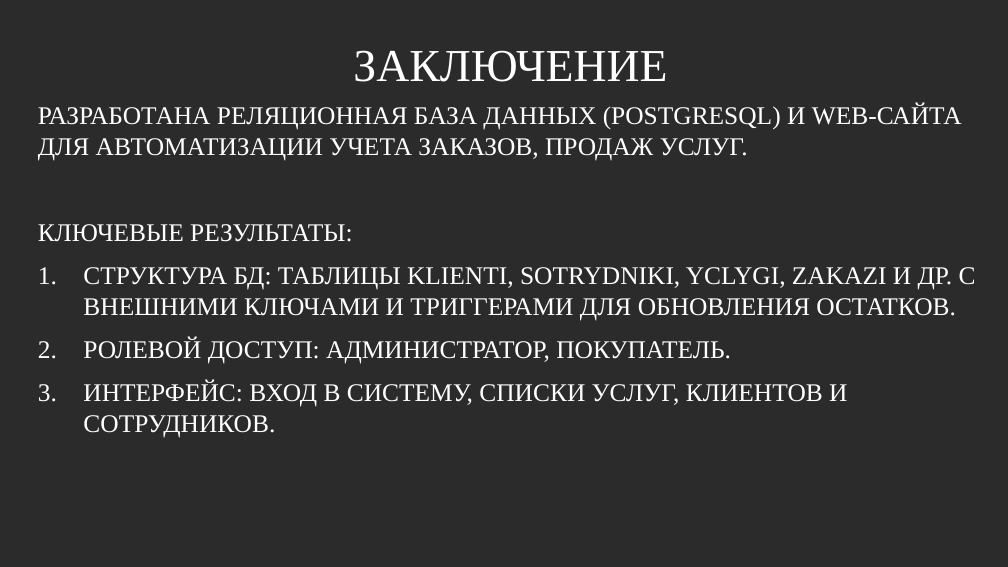
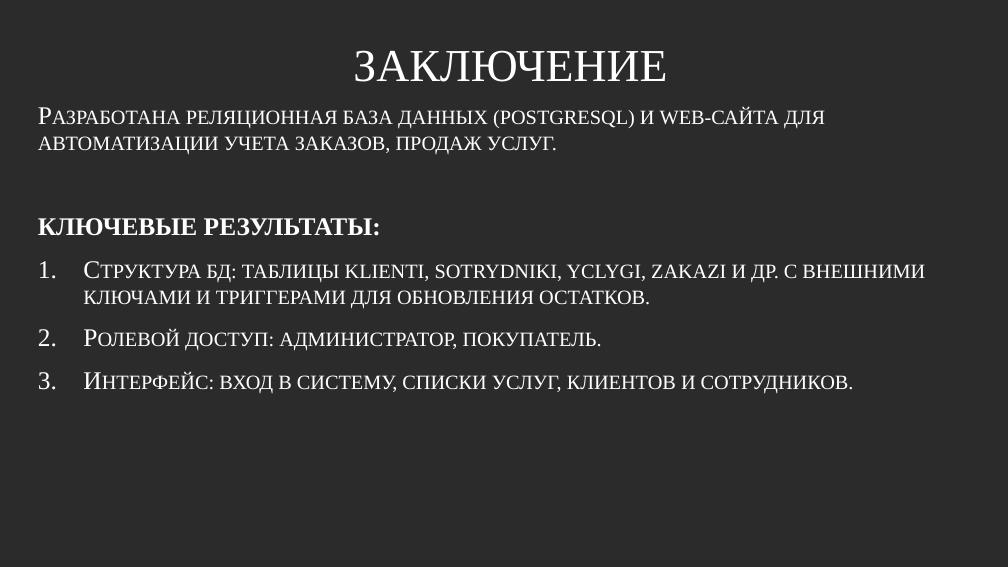
Before and after one commit to SVK-314/pop, a slide deck: slide 9 of kyrsach.odp (slide 10 before the commit). Drawn at 1008x567 pixels with LibreOffice and Linux fonts; fonts in the diff are those of the drawing; background and template pictures are left out; a plain dark background stands for a picture behind light text. Boxes give left, top, right and bottom in pixels: in the first picture for what was removed or moved away, otherwise in the second. Text is boxed around its words. In the diff, an @@ line names an element or a change of style, - is before the commit and + after.

```diff
--- a/kyrsach.odp
+++ b/kyrsach.odp
@@ text "РАЗРАБОТАНА РЕЛЯЦИОННАЯ БАЗА ДАННЫХ (POSTGRESQL) ..." at <box>38,109,925,394</box>: size 20 to 16 pt; bold on in "КЛЮЧЕВЫЕ РЕЗУЛЬТАТЫ:" @@
```
Also in this commit, not shown: 3 other slides changed, 1 slide removed, 2 other files.
